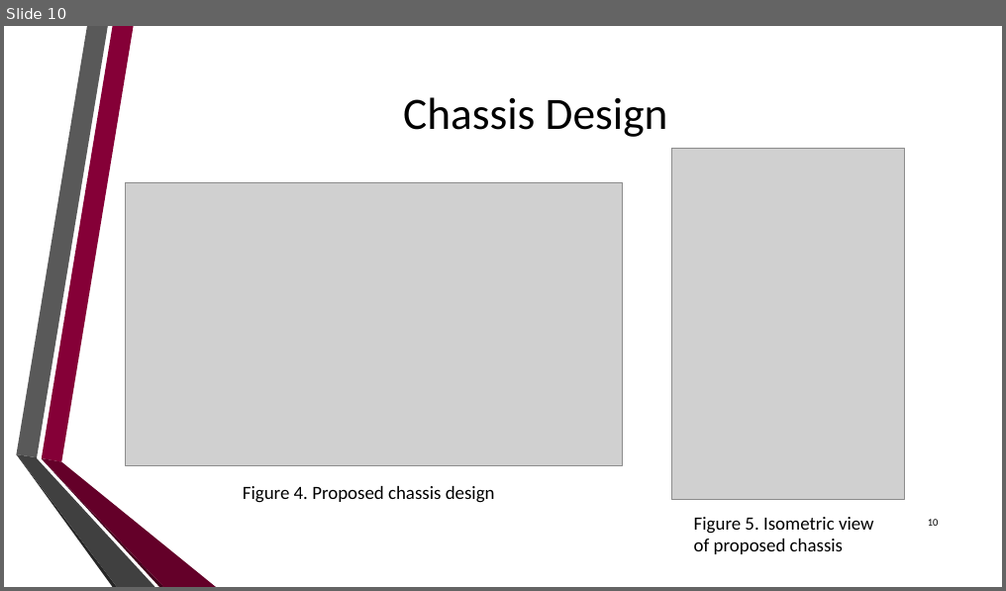
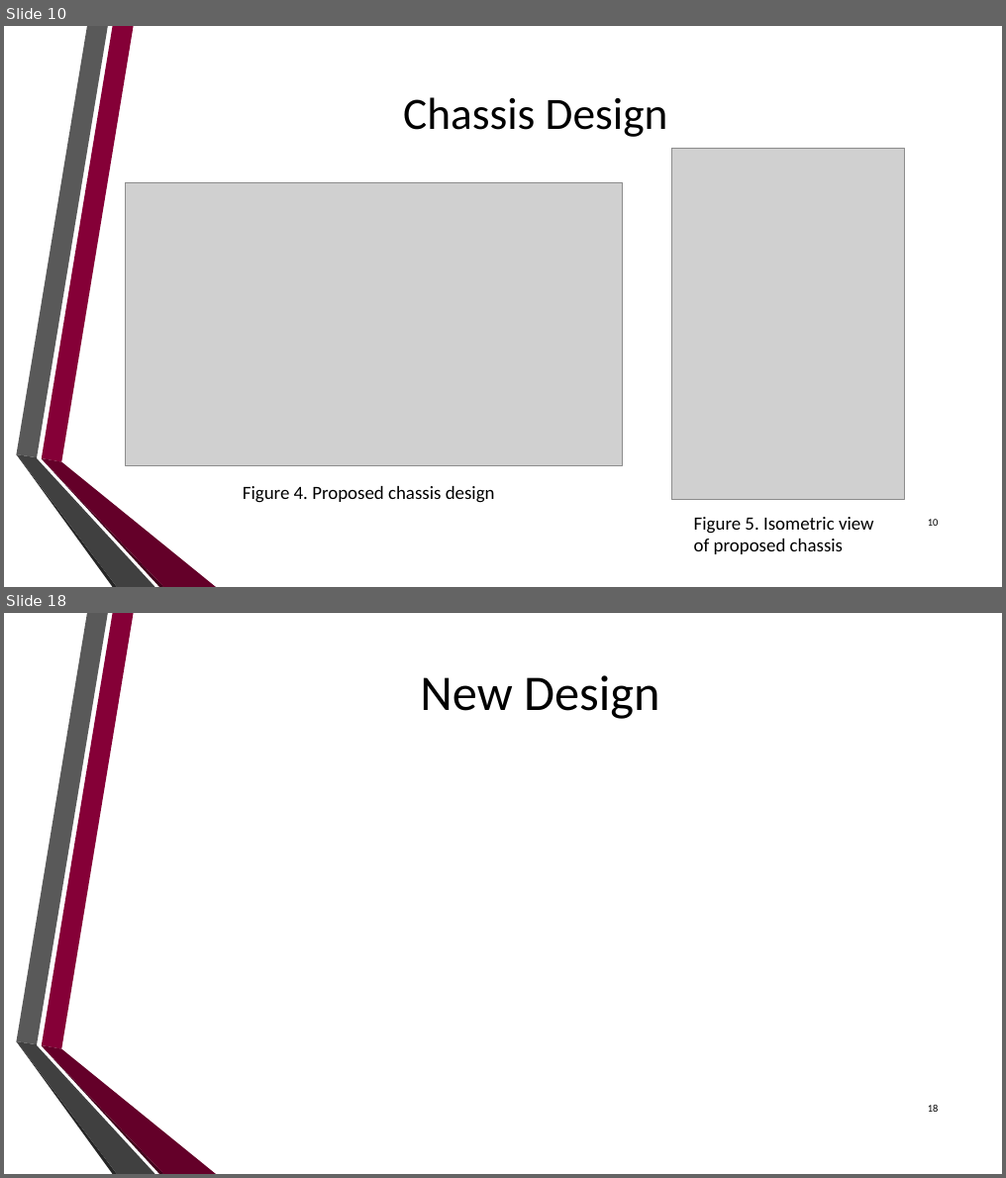
Before and after one commit to dan-olsen/SeniorDesign, a slide deck: Presentations/DesignPres/DesignPres-75.pptx. Shown one above the other, each under a label of ours: slide 10 before the commit, slides 10 and 18 after it; the slides between them are not shown. The pictures are 1006x591 and 1006x1178 pixels, drawn with LibreOffice and Linux fonts; fonts in the diff are those of the drawing; grey boxes stand for pictures; background and template pictures are left out. Boxes give left, top, right and bottom in pixels: in the first picture for what was removed or moved away, otherwise in the second. Text is boxed around its words. In the diff, an @@ line names an element or a change of style, - is before the commit and + after.

Commit message:
Update Design Pres

```diff
--- a/Presentations/DesignPres/DesignPres-75.pptx
+++ b/Presentations/DesignPres/DesignPres-75.pptx
@@ slide 18 added at <box>4,613,1002,1174</box>, background picture (left out); not listed: 6 template elements that a slide beside it also shows @@
@@ title added at <box>420,675,659,719</box>, 48 pt, text #000000 @@
+New Design
@@ page number added at <box>928,1105,939,1112</box>, 10 pt, text #000000 @@
+18
```
Also in this commit, not shown: 4 slides changed, 10 other slides added, 5 slides removed.
